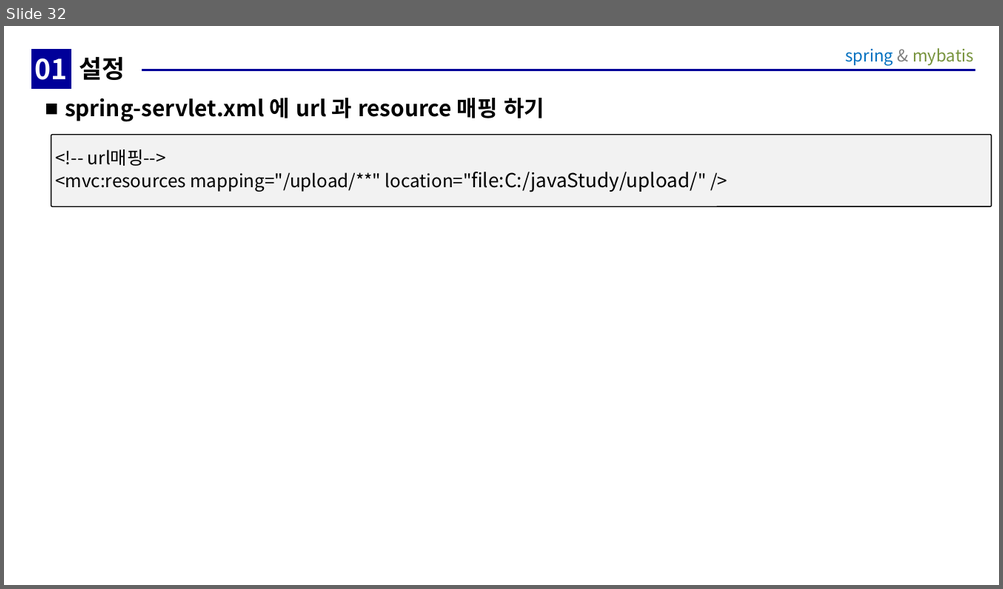
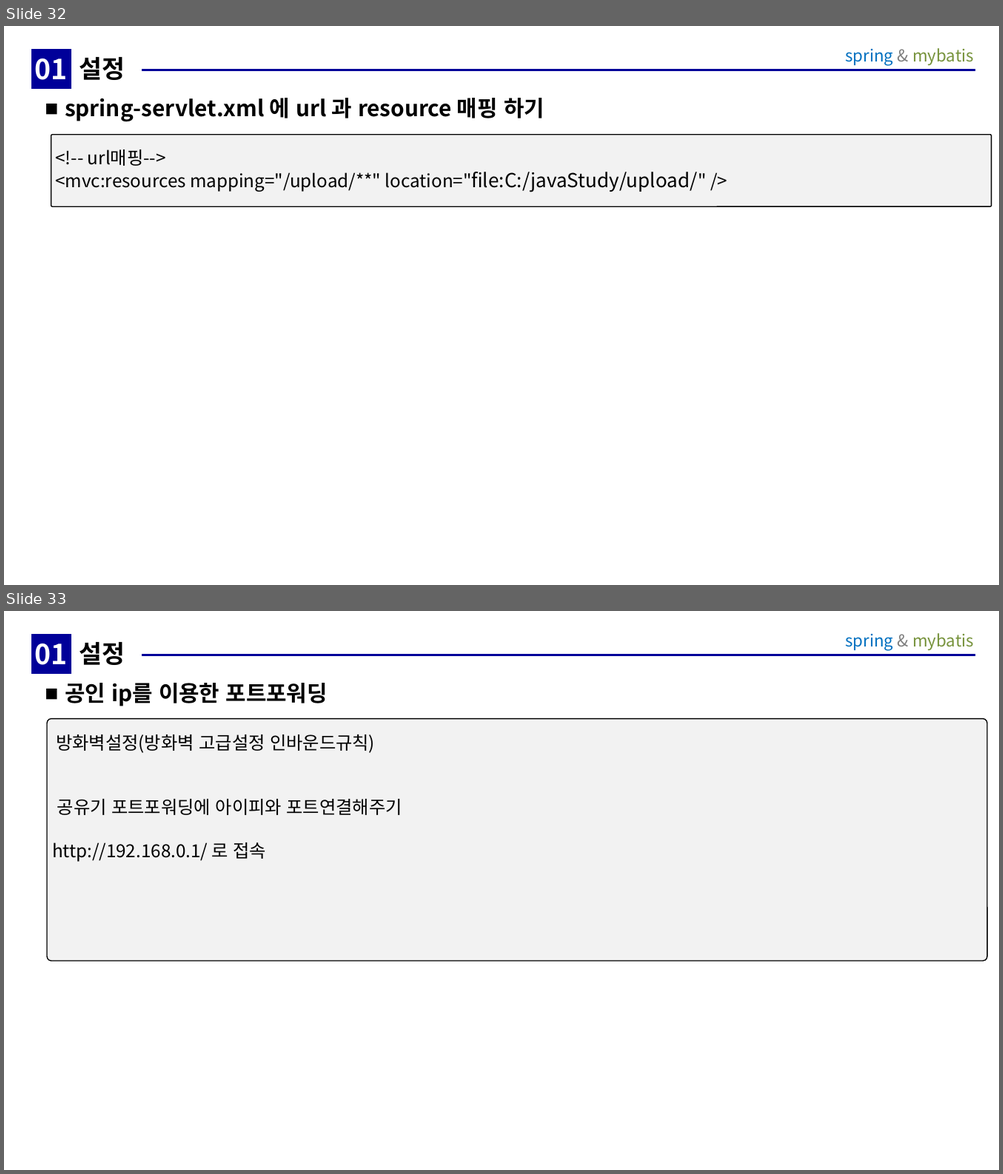
Before and after one commit to sonddokki/class_file, a slide deck: 강의자료/06.spring/프로젝트생성.ppt. Shown one above the other, each under a label of ours: slide 32 before the commit, slides 32 and 33 after it. The pictures are 1003x589 and 1003x1174 pixels, drawn with LibreOffice and Linux fonts; fonts in the diff are those of the drawing. Boxes give left, top, right and bottom in pixels: in the first picture for what was removed or moved away, otherwise in the second. Text is boxed around its words. In the diff, an @@ line names an element or a change of style, - is before the commit and + after.

```diff
--- a/강의자료/06.spring/프로젝트생성.ppt
+++ b/강의자료/06.spring/프로젝트생성.ppt
@@ slide 33 added at [4,611,999,1170], background #FFFFFF; not listed: 2 template elements that a slide beside it also shows @@
@@ text added at [32,634,71,672], fill #000099, outline #000099 0.26 pt, 20 pt, text #FFFFFF, bold @@
+01
@@ title added at [79,642,125,665], 18 pt, text #000000, bold @@
+설정
@@ text added at [65,683,327,706], 16 pt, text #000000, bold @@
+■ 공인 ip를 이용한 포트포워딩
@@ rounded rectangle added at [47,718,987,961], fill #F2F2F2, outline #000000 0.74 pt, 13 pt, text #000000 @@
+방화벽설정(방화벽 고급설정 인바운드규칙)
+공유기 포트포워딩에 아이피와 포트연결해주기
+http://192.168.0.1/ 로 접속
```
Also in this commit, not shown: 3 slides changed, 2 other slides added.
